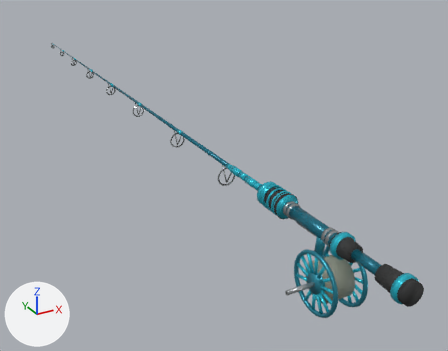
The glTF model assets/models/rods/kingfisher_fly.glb, before and after one commit.
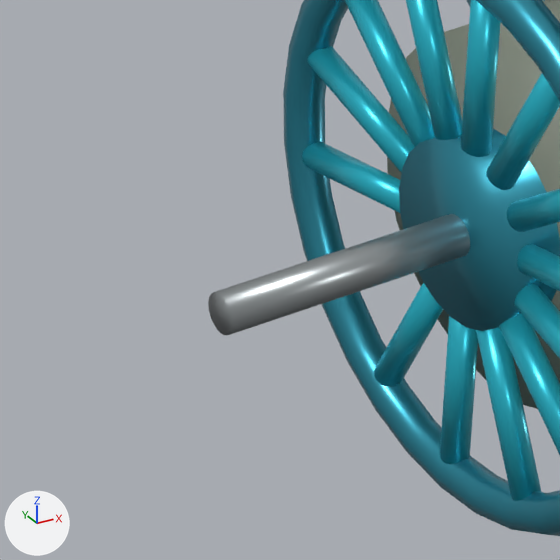
Each version is shown whole from a 50 mm camera at (-0.571, -0.718, 0.491) aimed at (0.149, 0.591, -0.163), then close up on the part from 58% to 73% of the width and 73% to 91% of the height. Lighting does not change. The marker at lower left points along +X, +Y and +Z. The last two pictures show the newer version. Where no turn or scale is listed for an object, it has been applied to the vertices. Vertices at exactly the same position are counted once.

Objects in the first close-up: 'Tapered carbon blank.007'.
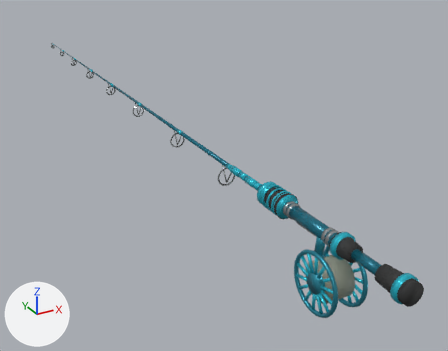
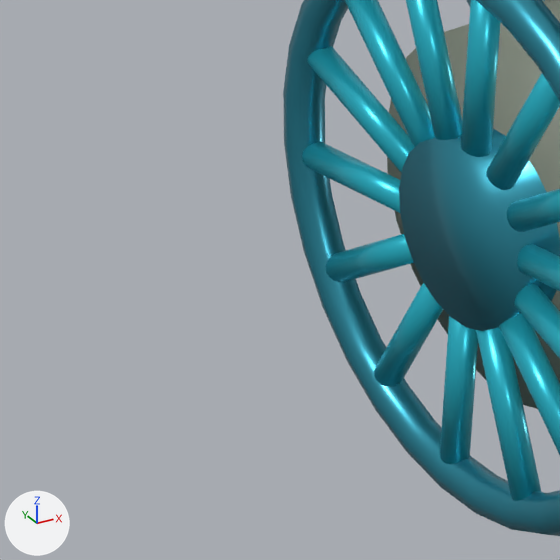
The edits, one by one:
me_cone_501 is used by ob_tapered_carbon_blank_007; location (0.0, 0.745, 0.0).
me_cone_501 had 9166 vertices, 18020 faces and spanned x -0.08..0.04, y -0.96..0.95, z -0.13..0.02.
me_cone_501 now has 9118 vertices, 17928 faces and spans x -0.03..0.04, y -0.96..0.95, z -0.13..0.02.
Part 1, on me_cone_501:
48 vertices are removed from x -0.08..0.0, y -0.79..-0.78, z -0.08..-0.07.
127 faces are deleted.
2 vertices move within x 0.0, y -0.79, z -0.07.
35 new faces join them, mat_kingfisher_fly_reel_finish (cyan #3899af).

Pixel boxes [x1, y1, x2, y2] of what changed, in the close-ups (560 x 560 px):
'Tapered carbon blank.007', reshaped: before [208, 0, 560, 536]; after [283, 0, 560, 536]
part 1 of me_cone_501, cut back: before [208, 214, 470, 336]
